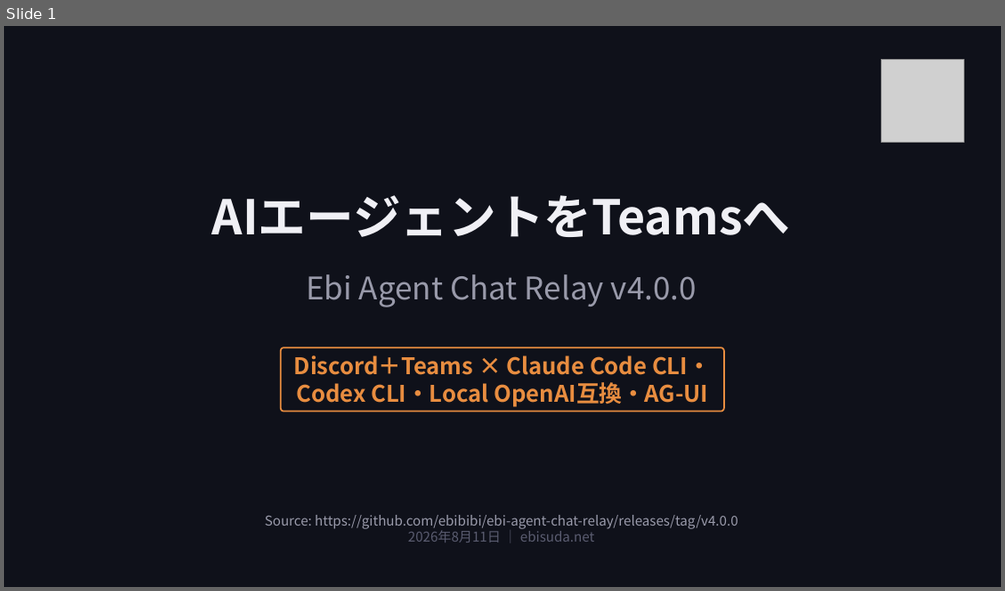
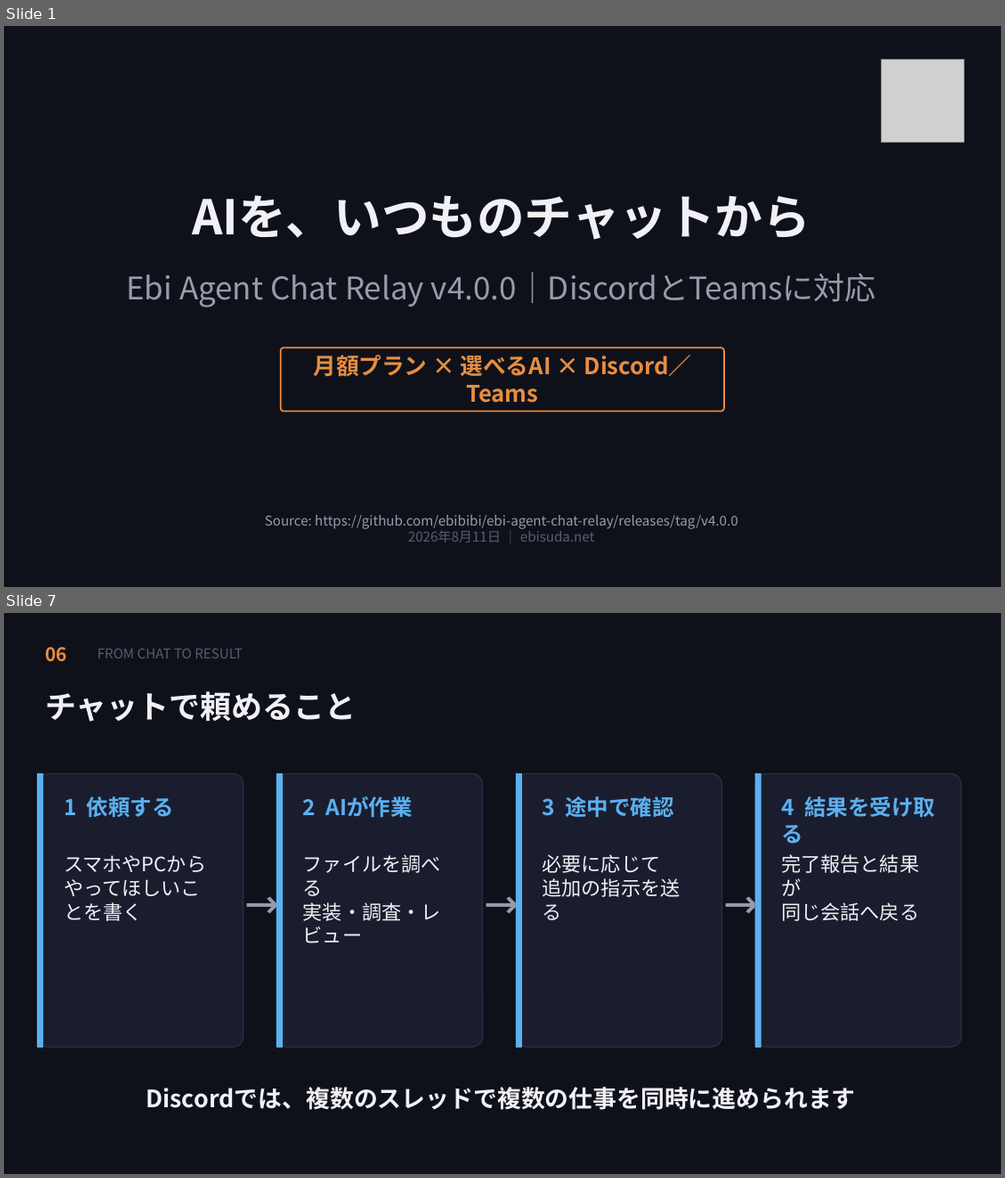
Before and after one commit to ebibibi/presentations, a slide deck: 20260811_EbiAgentChatRelay_v4/Ebi Agent Chat Relay v4 - DiscordとTeamsから複数AIを使う.pptx. Shown one above the other, each under a label of ours: slide 1 before the commit, slides 1 and 7 after it; the slides between them are not shown. The pictures are 1005x591 and 1005x1178 pixels, drawn with LibreOffice and Linux fonts; fonts in the diff are those of the drawing; grey boxes stand for pictures. Boxes give left, top, right and bottom in pixels: in the first picture for what was removed or moved away, otherwise in the second. Text is boxed around its words. In the diff, an @@ line names an element or a change of style, - is before the commit and + after.

Commit message:
docs: simplify Ebi Agent Chat Relay v4 video deck (#10)

```diff
--- a/20260811_EbiAgentChatRelay_v4/Ebi Agent Chat Relay v4 - DiscordとTeamsから複数AIを使う.pptx
+++ b/20260811_EbiAgentChatRelay_v4/Ebi Agent Chat Relay v4 - DiscordとTeamsから複数AIを使う.pptx
@@ slide 7 added at (4,613,1001,1174), background #0F111A @@
@@ text added at (45,647,67,662), 18 pt, text #E88D40, bold @@
+06
@@ text added at (97,649,243,658), 13 pt, text #5A5C70 @@
+FROM CHAT TO RESULT
@@ text added at (45,691,356,722), 30 pt, text #F0F0F5, bold @@
+チャットで頼めること
@@ rounded rectangle added at (38,774,243,1046), fill #1A1D2E, outline #2A2D3E 1.1 pt @@
@@ rounded rectangle added at (38,774,43,1046), fill #5BB0F0, outline #5BB0F0 1 pt @@
@@ text added at (64,796,174,817), 21 pt, text #5BB0F0, bold @@
+1 依頼する
@@ rounded rectangle added at (277,774,483,1046), fill #1A1D2E, outline #2A2D3E 1.1 pt @@
@@ rounded rectangle added at (277,774,283,1046), fill #5BB0F0, outline #5BB0F0 1 pt @@
@@ text added at (303,796,412,817), 21 pt, text #5BB0F0, bold @@
+2 AIが作業
@@ rounded rectangle added at (517,774,722,1046), fill #1A1D2E, outline #2A2D3E 1.1 pt @@
@@ rounded rectangle added at (517,774,521,1046), fill #5BB0F0, outline #5BB0F0 1 pt @@
@@ text added at (542,796,674,817), 21 pt, text #5BB0F0, bold @@
+3 途中で確認
@@ rounded rectangle added at (755,774,961,1046), fill #1A1D2E, outline #2A2D3E 1.1 pt @@
@@ rounded rectangle added at (755,774,760,1046), fill #5BB0F0, outline #5BB0F0 1 pt @@
@@ text added at (781,796,935,844), 21 pt, text #5BB0F0, bold @@
+4 結果を受け取る
@@ text added at (64,855,206,921), 19 pt, text #F0F0F5 @@
+スマホやPCから
+やってほしいことを書く
@@ text added at (237,878,290,931), 34 pt, text #999AAA, bold @@
+→
@@ text added at (303,854,441,943), 19 pt, text #F0F0F5 @@
+ファイルを調べる
+実装・調査・レビュー
@@ text added at (477,878,529,931), 34 pt, text #999AAA, bold @@
+→
@@ text added at (542,854,680,920), 19 pt, text #F0F0F5 @@
+必要に応じて
+追加の指示を送る
@@ text added at (716,878,769,931), 34 pt, text #999AAA, bold @@
+→
@@ text added at (781,854,919,921), 19 pt, text #F0F0F5 @@
+完了報告と結果が
+同じ会話へ戻る
@@ text added at (146,1086,855,1110), 23 pt, text #F0F0F5, bold @@
+Discordでは、複数のスレッドで複数の仕事を同時に進められます
@@ slide 1 changed as well @@
@@ text at (192,195,810,240): text changed @@
-AIエージェントをTeamsへ
+AIを、いつものチャットから
@@ text at (126,272,876,307): text changed @@
-Ebi Agent Chat Relay v4.0.0
+Ebi Agent Chat Relay v4.0.0｜DiscordとTeamsに対応
@@ text at (313,354,692,402): text changed @@
-Discord＋Teams × Claude Code CLI・Codex CLI・Local OpenAI互換・AG-UI
+月額プラン × 選べるAI × Discord／Teams
```
Also in this commit, not shown: 8 other slides added, 13 slides removed, 24 other files.
